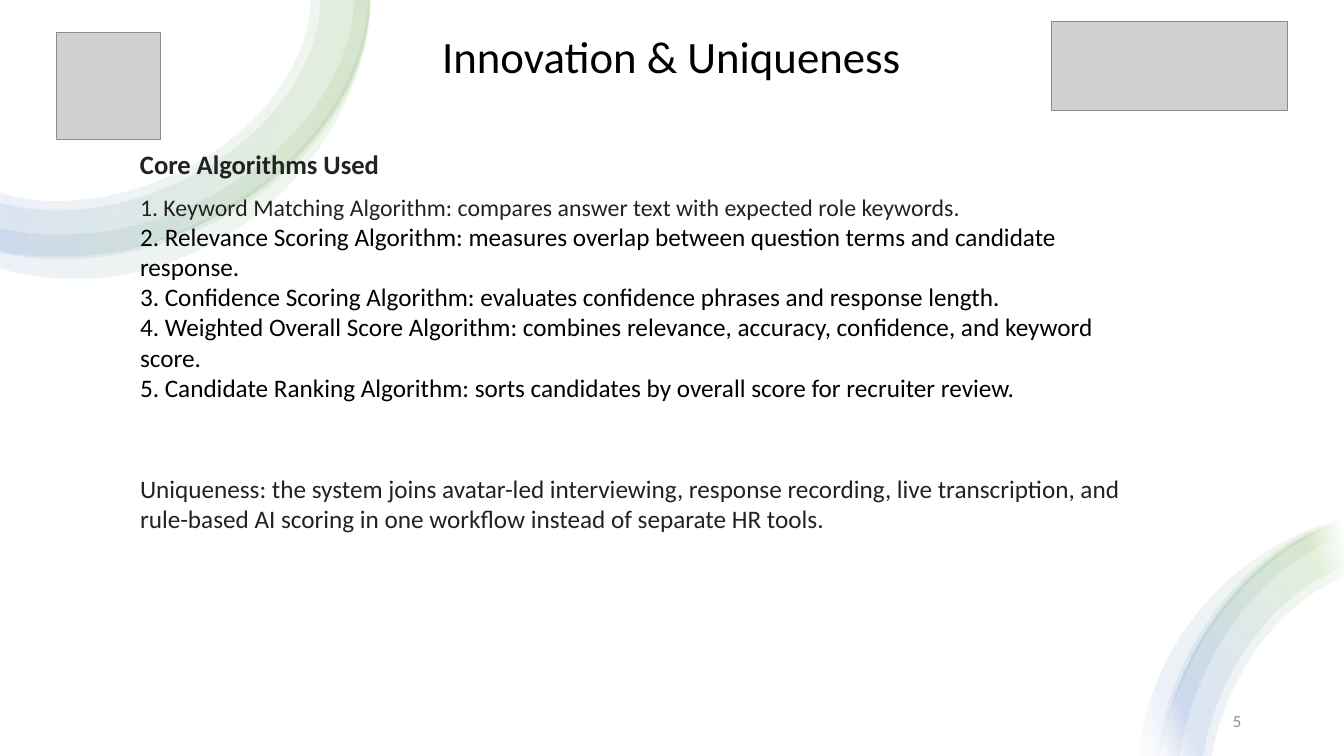
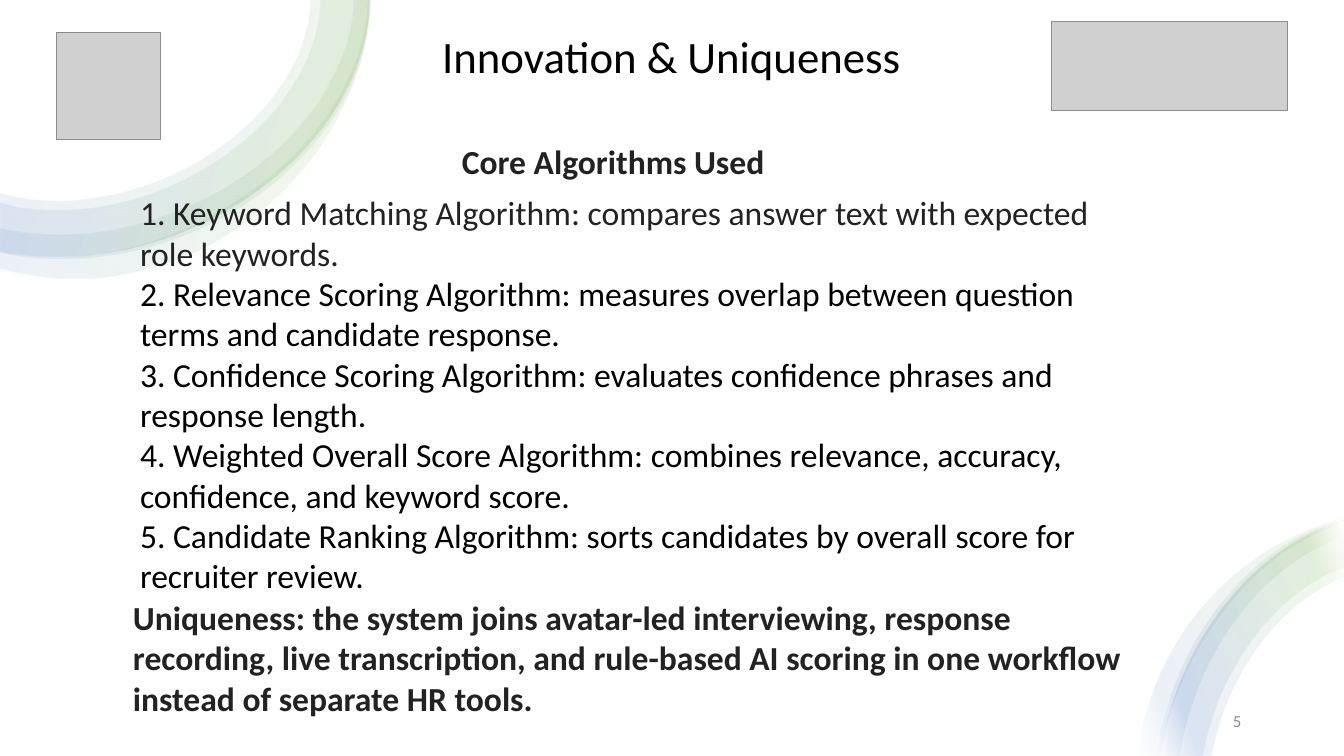
Before and after one commit to Shlokabhishek/Interview_Taker, a slide deck: slide 5 of AI_Viewers_Hackathon_Presentation_v2_symbols.pptx. Drawn at 1344x756 pixels with LibreOffice and Linux fonts; fonts in the diff are those of the drawing; grey boxes stand for pictures. Boxes give left, top, right and bottom in pixels: in the first picture for what was removed or moved away, otherwise in the second. Text is boxed around its words. In the diff, an @@ line names an element or a change of style, - is before the commit and + after.

```diff
--- a/AI_Viewers_Hackathon_Presentation_v2_symbols.pptx
+++ b/AI_Viewers_Hackathon_Presentation_v2_symbols.pptx
@@ text "Core Algorithms Used": place and size @@
-text "Core Algorithms Used" at <box>140,153,378,181</box>
+text "Core Algorithms Used" at <box>462,150,764,180</box>
@@ text "Core Algorithms Used" at <box>462,150,764,180</box>: size 19 to 24 pt @@
@@ text "1. Keyword Matching Algorithm: compares ..." at <box>140,201,1089,589</box>: size 17 to 24 pt in "1. Keyword Matching Algorithm: compares answer text ..."; size 18 to 24 pt in "2. Relevance Scoring Algorithm: measures overlap between ...", "3. Confidence Scoring Algorithm: evaluates confidence phrase ...", "4. Weighted Overall Score Algorithm: combines relevance, ...", "5. Candidate Ranking Algorithm: sorts candidates by ..." @@
@@ text "Uniqueness: the system joins avatar-led ...": place and size @@
-text "Uniqueness: the system joins avatar-led ..." at <box>140,480,1119,533</box>
+text "Uniqueness: the system joins avatar-led ..." at <box>133,606,1121,717</box>
@@ text "Uniqueness: the system joins avatar-led ..." at <box>133,606,1121,717</box>: size 18 to 24 pt, bold on @@
```
Also in this commit, not shown: 5 other slides changed, 15 other files.
